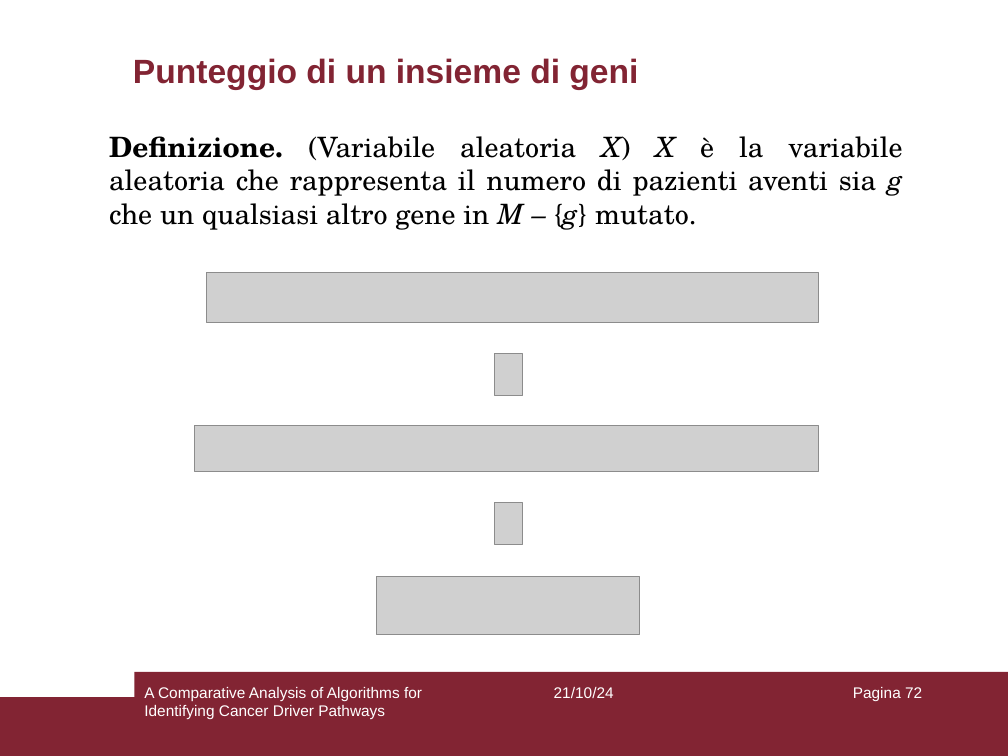
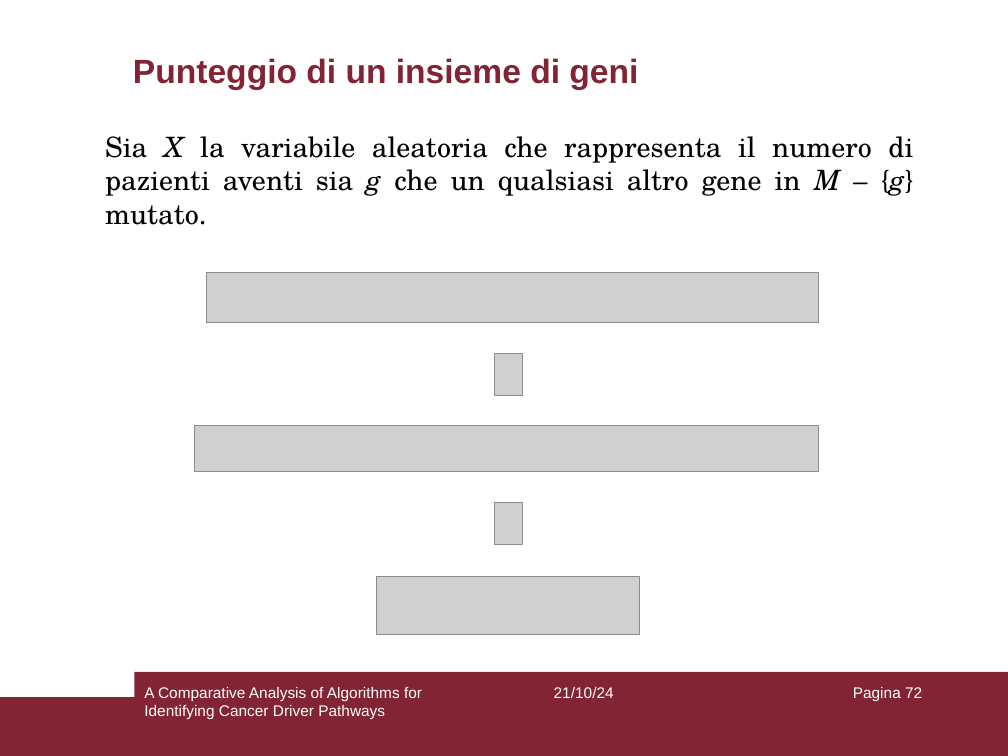
Before and after one commit to aflaag/bsc-thesis, a slide deck: slide 72 of presentation/slides.odp. Drawn at 1008x756 pixels with LibreOffice and Linux fonts; fonts in the diff are those of the drawing; grey boxes stand for pictures. Boxes give left, top, right and bottom in pixels: in the first picture for what was removed or moved away, otherwise in the second. Text is boxed around its words. In the diff, an @@ line names an element or a change of style, - is before the commit and + after.

```diff
--- a/presentation/slides.odp
+++ b/presentation/slides.odp
@@ text at <box>105,136,914,225</box>: text changed @@
-Definizione. (Variabile aleatoria X) X è la variabile aleatoria che rappresenta il numero di pazienti aventi sia g che un qualsiasi altro gene in M – {g} mutato.
+Sia X la variabile aleatoria che rappresenta il numero di pazienti aventi sia g che un qualsiasi altro gene in M – {g} mutato.
```
Also in this commit, not shown: 8 other slides changed, 2 other files.
